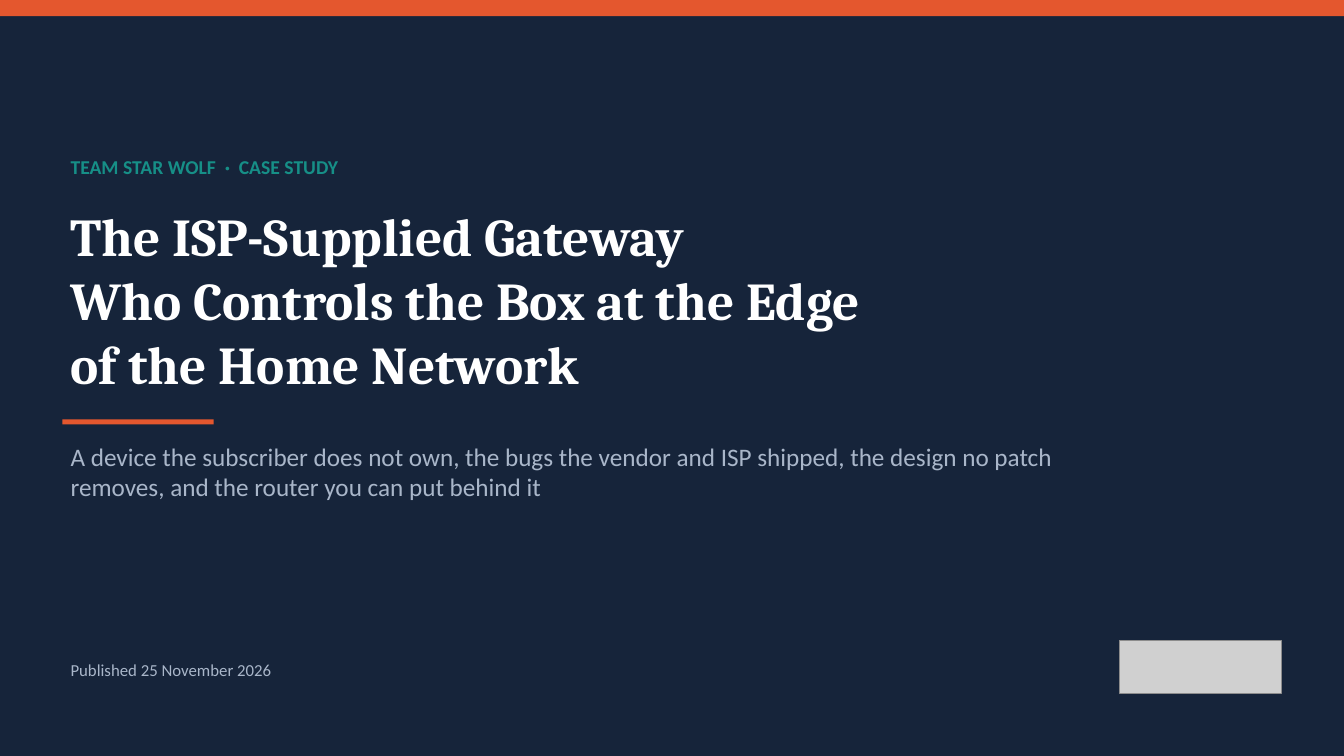
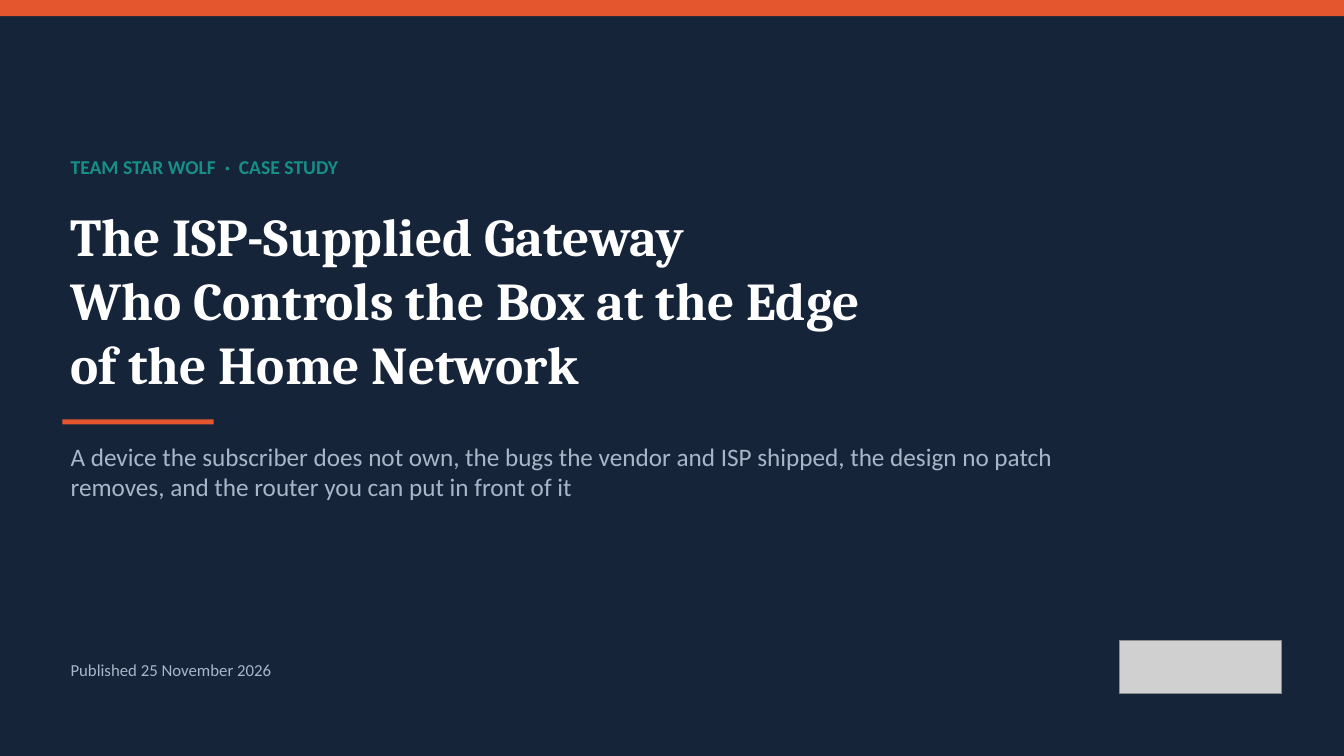
Before and after one commit to TeamStarWolf/TeamStarWolf, a slide deck: slide 1 of case-studies/slides/ISP_Gateway_Home_Network_Case_Study.pptx. Drawn at 1344x756 pixels with LibreOffice and Linux fonts; fonts in the diff are those of the drawing; grey boxes stand for pictures. Boxes give left, top, right and bottom in pixels: in the first picture for what was removed or moved away, otherwise in the second. Text is boxed around its words. In the diff, an @@ line names an element or a change of style, - is before the commit and + after.

```diff
--- a/case-studies/slides/ISP_Gateway_Home_Network_Case_Study.pptx
+++ b/case-studies/slides/ISP_Gateway_Home_Network_Case_Study.pptx
@@ text at [71,448,1051,500]: text changed @@
-A device the subscriber does not own, the bugs the vendor and ISP shipped, the design no patch removes, and the router you can put behind it
+A device the subscriber does not own, the bugs the vendor and ISP shipped, the design no patch removes, and the router you can put in front of it
```
Also in this commit, not shown: 13 other slides changed, 7 other files.
